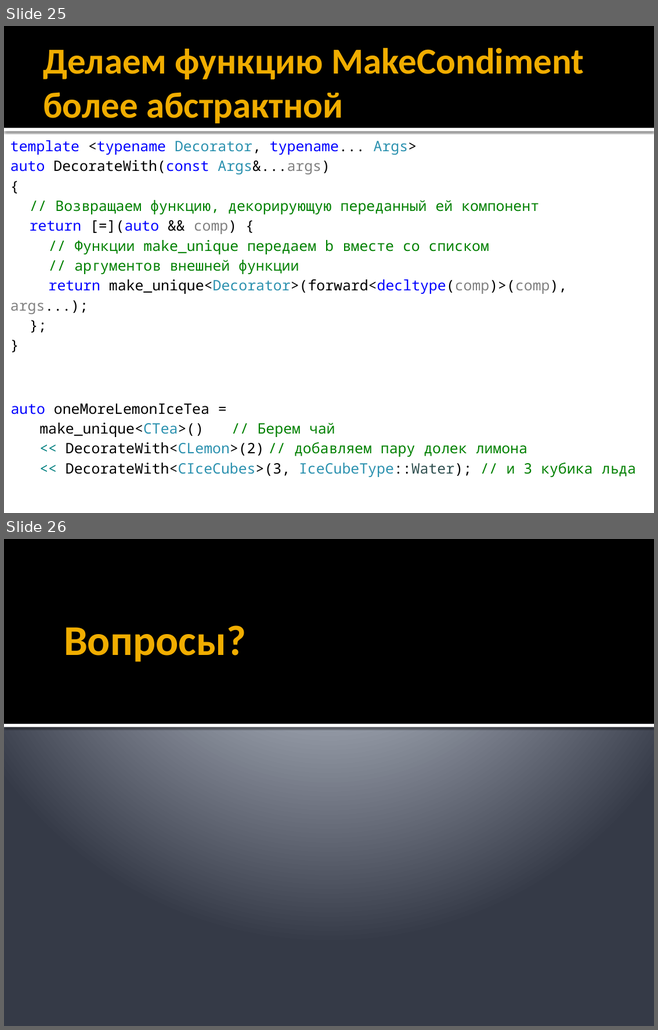
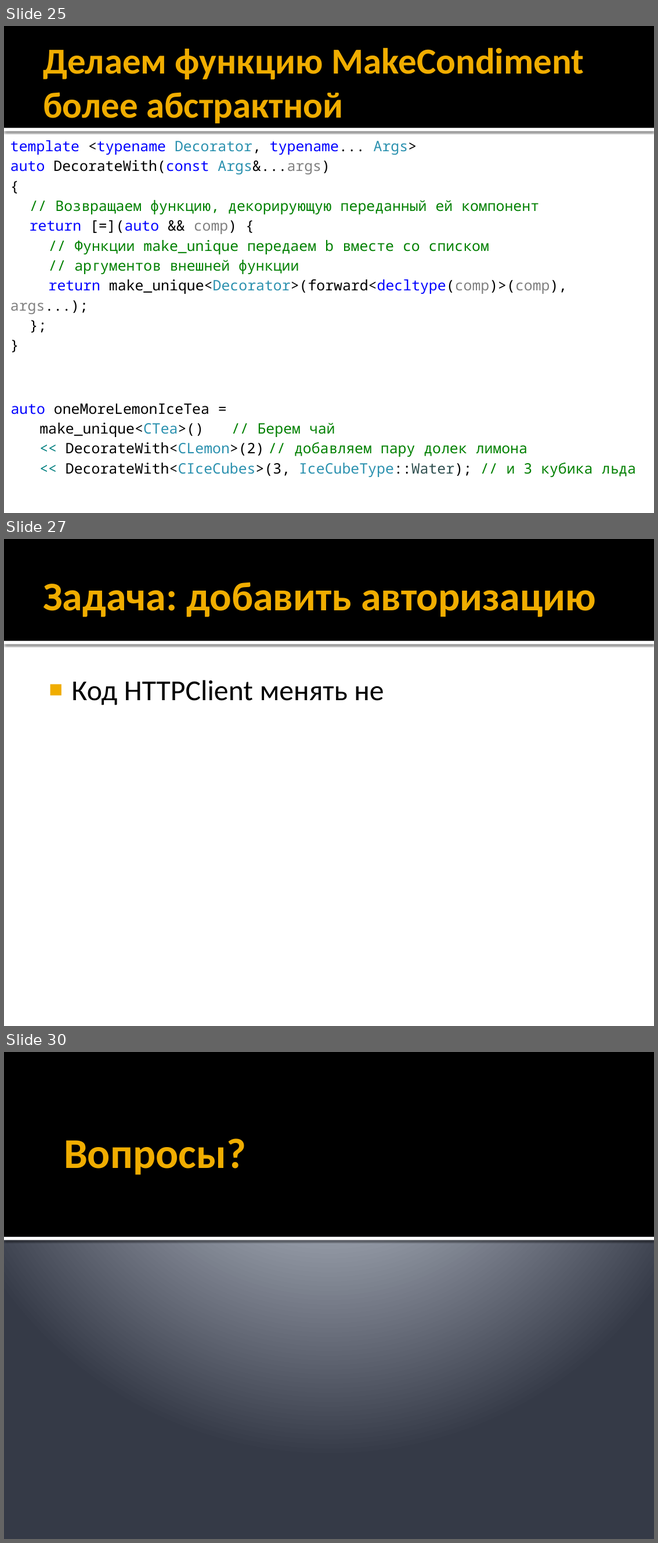
Before and after one commit to alexey-malov/ood, a slide deck: lectures/03.decorator/decorator.pptx. Shown one above the other, each under a label of ours: slides 25 and 26 before the commit, slides 25, 27 and 30 after it; the slides between them are not shown. The pictures are 658x1030 and 658x1543 pixels, drawn with LibreOffice and Linux fonts; fonts in the diff are those of the drawing. Boxes give left, top, right and bottom in pixels: in the first picture for what was removed or moved away, otherwise in the second. Text is boxed around its words. In the diff, an @@ line names an element or a change of style, - is before the commit and + after.

```diff
--- a/lectures/03.decorator/decorator.pptx
+++ b/lectures/03.decorator/decorator.pptx
@@ slide 27 added at bbox=[4, 539, 654, 1026], background #FFFFFF; not listed: 2 template elements that a slide beside it also shows @@
@@ title added at bbox=[43, 582, 596, 617], 45 pt, text #F0AD00, bold @@
+Задача: добавить авторизацию
@@ text added at bbox=[71, 680, 383, 705], 32 pt, text #000000 @@
+■ Код HTTPClient менять не
@@ what was slide 26 is now slide 30 @@
```
Also in this commit, not shown: 4 slides changed, 3 other slides added, 2 other files.
